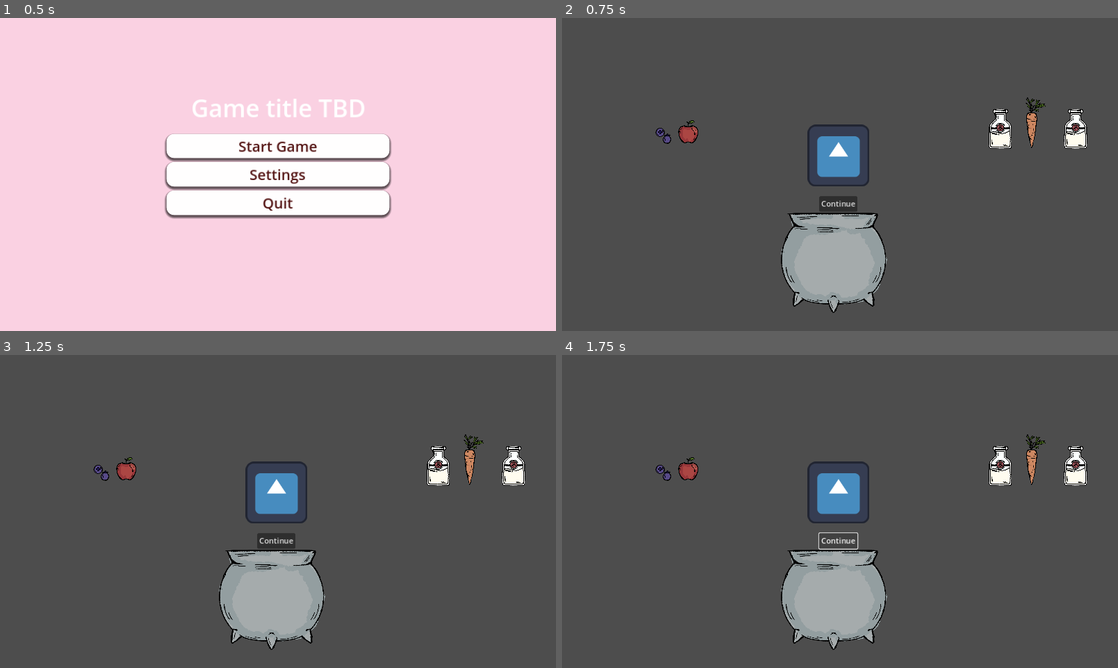
Above: before the commit, frames 1-4 (two rows, left to right).
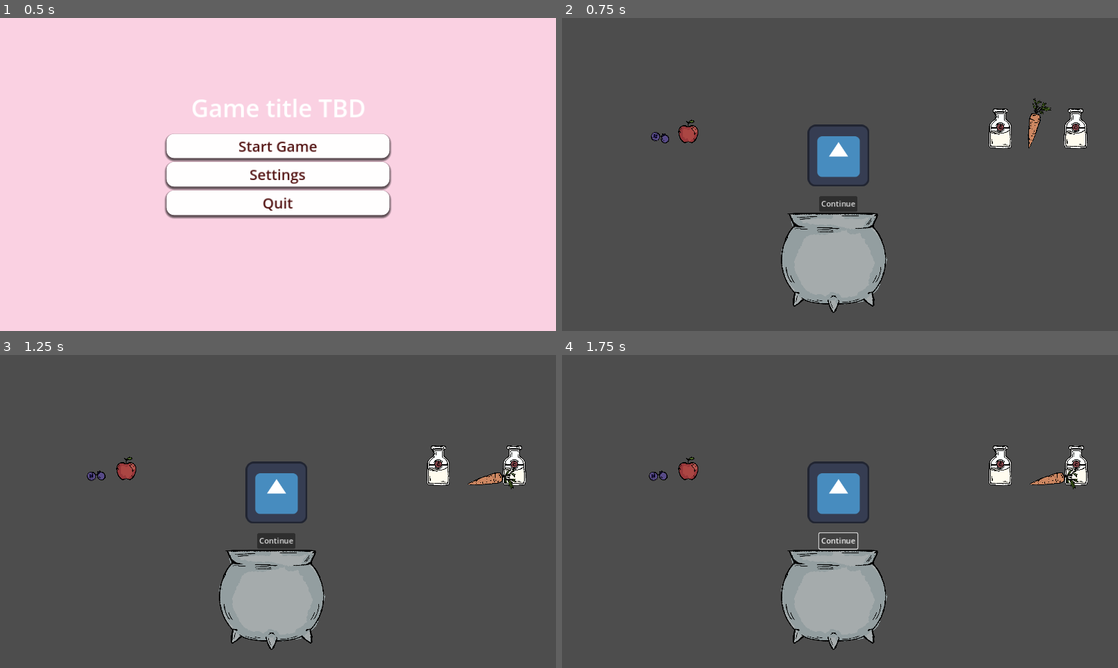
Above: after the commit, the same moments.

Repository: 3amstudiosgames-commits/BurnTheWitchV1
Game: Godot game, scene res://Scenes/UIs/MainMenu.tscn
Two runs of this game, one before a commit and one after it. Both use one fixed random seed, a clock stepped at 60 frames per second and the inputs below. The project has no main scene, so this scene is started directly. The engine's default icon, where the game draws it, is replaced by a stand-in: a white triangle on a blue panel in a dark square.
Inputs:
- Up to frame 1 (0.5 s): no input
- Up to frame 2 (0.75 s): click "Start Game" at 0.5 s
- Up to frame 3 (1.25 s): no input
- Up to frame 4 (1.75 s): click "Continue" at 1.25 s

Frame 1 is identical in both runs. In frame 2, 0.7% of the frame differs, in the area x 16-95%, y 25-42%; in frame 3, 1.0%, in the area x 15-95%, y 25-43%; in frame 4, 1.0%.

Commit message:
Add files via upload

Diff:
--- a/Scenes/Foods/apple_ingredient.tscn
+++ b/Scenes/Foods/apple_ingredient.tscn
@@ -3,11 +3,14 @@
 [ext_resource type="Script" path="res://Scripts/Foods/apple_ingredient.gd" id="1_s1h0e"]
 [ext_resource type="Texture2D" uid="uid://bt1mmwnpgdm8t" path="res://Assets/Foods/all_food_1.png" id="2_y0wre"]
 
-[sub_resource type="RectangleShape2D" id="RectangleShape2D_4hh4t"]
-size = Vector2(1680, 986.935)
+[sub_resource type="CapsuleShape2D" id="CapsuleShape2D_8uvln"]
 
 [node name="AppleIngredient" type="RigidBody2D" groups=["Ingredients"]]
+mass = 5.0
 gravity_scale = 5.505
+continuous_cd = 1
+contact_monitor = true
+max_contacts_reported = 4
 script = ExtResource("1_s1h0e")
 
 [node name="Sprite2D" type="Sprite2D" parent="."]
@@ -17,9 +20,9 @@
 region_rect = Rect2(1848.97, 915.611, 197.391, 201.489)
 
 [node name="CollisionShape2D" type="CollisionShape2D" parent="."]
-position = Vector2(-3, 0)
-scale = Vector2(0.025, 0.05)
-shape = SubResource("RectangleShape2D_4hh4t")
+position = Vector2(-3, 4)
+scale = Vector2(2.065, 1.41)
+shape = SubResource("CapsuleShape2D_8uvln")
 
 [node name="Button" type="Button" parent="."]
 modulate = Color(1, 1, 1, 0)
--- a/Scenes/Foods/bluebery_ingredient.tscn
+++ b/Scenes/Foods/bluebery_ingredient.tscn
@@ -1,10 +1,7 @@
-[gd_scene load_steps=4 format=3 uid="uid://l5es74krredl"]
+[gd_scene load_steps=3 format=3 uid="uid://l5es74krredl"]
 
 [ext_resource type="Script" path="res://Scripts/Foods/blueberry_ingredient.gd" id="1_ddf4u"]
 [ext_resource type="Texture2D" uid="uid://bt1mmwnpgdm8t" path="res://Assets/Foods/all_food_1.png" id="1_to3em"]
-
-[sub_resource type="RectangleShape2D" id="RectangleShape2D_4hh4t"]
-size = Vector2(1280, 640)
 
 [node name="BluberryIngredient" type="RigidBody2D" groups=["Ingredients"]]
 script = ExtResource("1_ddf4u")
@@ -15,11 +12,6 @@
 region_enabled = true
 region_rect = Rect2(2115.2, 1145.34, 131.522, 127.007)
 
-[node name="CollisionShape2D" type="CollisionShape2D" parent="."]
-position = Vector2(-1, 0)
-scale = Vector2(0.025, 0.05)
-shape = SubResource("RectangleShape2D_4hh4t")
-
 [node name="Button" type="Button" parent="."]
 modulate = Color(1, 1, 1, 0)
 offset_left = -17.0
@@ -28,5 +20,8 @@
 offset_bottom = -10.0
 scale = Vector2(4.12418, 4.25391)
 
+[node name="CollisionPolygon2D" type="CollisionPolygon2D" parent="."]
+polygon = PackedVector2Array(2, -9, -1, -14, -7, -17, -14, -13, -17, -4, -11, 2, -3, 1, -2, 9, 1, 15, 10, 16, 16, 10, 14, 2, 13, -3, 2, -5)
+
 [connection signal="button_down" from="Button" to="." method="_on_button_button_down"]
 [connection signal="button_up" from="Button" to="." method="_on_button_button_up"]
--- a/Scenes/Foods/carrot_ingredient.tscn
+++ b/Scenes/Foods/carrot_ingredient.tscn
@@ -1,13 +1,13 @@
-[gd_scene load_steps=4 format=3 uid="uid://l8vuyx8y6t18"]
+[gd_scene load_steps=3 format=3 uid="uid://l8vuyx8y6t18"]
 
 [ext_resource type="Script" path="res://Scripts/Foods/carrot_ingredient.gd" id="1_r07jj"]
 [ext_resource type="Texture2D" uid="uid://bt1mmwnpgdm8t" path="res://Assets/Foods/all_food_1.png" id="2_gewiy"]
 
-[sub_resource type="RectangleShape2D" id="RectangleShape2D_4hh4t"]
-size = Vector2(1640, 2080)
-
 [node name="CarrotIngredient" type="RigidBody2D" groups=["Ingredients"]]
 gravity_scale = 5.505
+continuous_cd = 1
+contact_monitor = true
+max_contacts_reported = 4
 script = ExtResource("1_r07jj")
 
 [node name="Sprite2D" type="Sprite2D" parent="."]
@@ -15,11 +15,6 @@
 texture = ExtResource("2_gewiy")
 region_enabled = true
 region_rect = Rect2(1296.3, 954.5, 158.4, 389.4)
-
-[node name="CollisionShape2D" type="CollisionShape2D" parent="."]
-position = Vector2(0.499999, 0.999999)
-scale = Vector2(0.025, 0.05)
-shape = SubResource("RectangleShape2D_4hh4t")
 
 [node name="Button" type="Button" parent="."]
 modulate = Color(1, 1, 1, 0)
@@ -29,5 +24,8 @@
 offset_bottom = -26.0
 scale = Vector2(4.12418, 4.25391)
 
+[node name="CollisionPolygon2D" type="CollisionPolygon2D" parent="."]
+polygon = PackedVector2Array(-8, 52, -16, 19, -19, -11, -15, -21, -1, -21, 3, -11, 1, 18)
+
 [connection signal="button_down" from="Button" to="." method="_on_button_button_down"]
 [connection signal="button_up" from="Button" to="." method="_on_button_button_up"]
--- /dev/null
+++ b/Scenes/Foods/herbs_ingredient.tscn
@@ -0,0 +1,31 @@
+[gd_scene load_steps=3 format=3 uid="uid://byx8vaauam443"]
+
+[ext_resource type="Script" path="res://Scripts/Foods/herbs_ingredient.gd" id="1_vd7no"]
+[ext_resource type="Texture2D" uid="uid://bt1mmwnpgdm8t" path="res://Assets/Foods/all_food_1.png" id="2_b8muo"]
+
+[node name="MilkIngredient" type="RigidBody2D" groups=["Ingredients"]]
+gravity_scale = 5.505
+continuous_cd = 1
+contact_monitor = true
+max_contacts_reported = 4
+script = ExtResource("1_vd7no")
+
+[node name="Sprite2D" type="Sprite2D" parent="."]
+scale = Vector2(0.279097, 0.279097)
+texture = ExtResource("2_b8muo")
+region_enabled = true
+region_rect = Rect2(1091.02, 591.275, 215.454, 415.68)
+
+[node name="Button" type="Button" parent="."]
+modulate = Color(1, 1, 1, 0)
+offset_left = -23.0
+offset_top = -29.0
+offset_right = -15.0
+offset_bottom = -16.0
+scale = Vector2(4.9723, 5.12871)
+
+[node name="CollisionPolygon2D" type="CollisionPolygon2D" parent="."]
+polygon = PackedVector2Array(-2, 57, -12, 52, -15, 42, -14, 21, -28, 12, -16, -5, 0, -18, -1, -33, 12, -33, 13, -17, 28, 4, 24, 11, 31, 29, 16, 48)
+
+[connection signal="button_down" from="Button" to="." method="_on_button_button_down"]
+[connection signal="button_up" from="Button" to="." method="_on_button_button_up"]
--- a/Scenes/Foods/milk_ingredient.tscn
+++ b/Scenes/Foods/milk_ingredient.tscn
@@ -1,13 +1,13 @@
-[gd_scene load_steps=4 format=3 uid="uid://1r8mgspmcv2t"]
+[gd_scene load_steps=3 format=3 uid="uid://1r8mgspmcv2t"]
 
 [ext_resource type="Script" path="res://Scripts/Foods/milk_ingredient.gd" id="1_eefxm"]
 [ext_resource type="Texture2D" uid="uid://bt1mmwnpgdm8t" path="res://Assets/Foods/all_food_1.png" id="2_uhn8v"]
 
-[sub_resource type="RectangleShape2D" id="RectangleShape2D_4hh4t"]
-size = Vector2(1840, 1600)
-
 [node name="MilkIngredient" type="RigidBody2D" groups=["Ingredients"]]
 gravity_scale = 5.505
+continuous_cd = 1
+contact_monitor = true
+max_contacts_reported = 4
 script = ExtResource("1_eefxm")
 
 [node name="Sprite2D" type="Sprite2D" parent="."]
@@ -15,11 +15,6 @@
 texture = ExtResource("2_uhn8v")
 region_enabled = true
 region_rect = Rect2(1465.1, 679.6, 189.2, 323.4)
-
-[node name="CollisionShape2D" type="CollisionShape2D" parent="."]
-position = Vector2(-1, -2)
-scale = Vector2(0.025, 0.05)
-shape = SubResource("RectangleShape2D_4hh4t")
 
 [node name="Button" type="Button" parent="."]
 modulate = Color(1, 1, 1, 0)
@@ -29,5 +24,8 @@
 offset_bottom = -16.0
 scale = Vector2(4.9723, 5.12871)
 
+[node name="CollisionPolygon2D" type="CollisionPolygon2D" parent="."]
+polygon = PackedVector2Array(23, 39, -24, 39, -23, -11, -12, -21, -12, -34, -15, -34, -15, -42, 14, -42, 14, -33, 10, -33, 10, -21, 23, -10)
+
 [connection signal="button_down" from="Button" to="." method="_on_button_button_down"]
 [connection signal="button_up" from="Button" to="." method="_on_button_button_up"]
